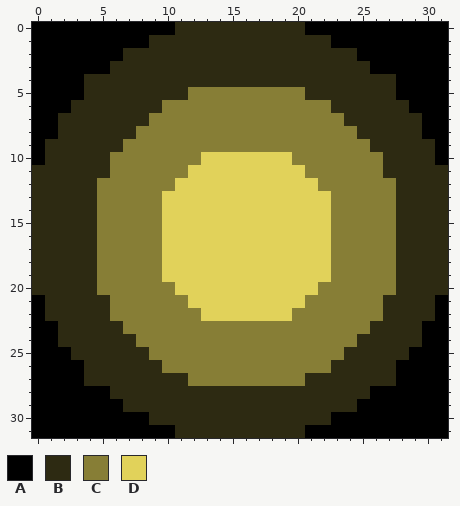
Two states of a pixel-art sprite, assets/gfx/light_small.png. This is how it looked before the edit.
The file is 32x32 pixels.
Palette (. is transparent): A #000000  B #2d2a12  C #877e36  D #e1d25a
Pixels before, first column x 0:
 0 AAAAAAAAAAABBBBBBBBBBAAAAAAAAAAA
 1 AAAAAAAAABBBBBBBBBBBBBBAAAAAAAAA
 2 AAAAAAABBBBBBBBBBBBBBBBBBAAAAAAA
 3 AAAAAABBBBBBBBBBBBBBBBBBBBAAAAAA
 4 AAAABBBBBBBBBBBBBBBBBBBBBBBBAAAA
 5 AAAABBBBBBBBCCCCCCCCCBBBBBBBAAAA
 6 AAABBBBBBBCCCCCCCCCCCCCBBBBBBAAA
 7 AABBBBBBBCCCCCCCCCCCCCCCBBBBBBAA
 8 AABBBBBBCCCCCCCCCCCCCCCCCBBBBBAA
 9 ABBBBBBCCCCCCCCCCCCCCCCCCCBBBBBA
10 ABBBBBCCCCCCCDDDDDDDCCCCCCCBBBBA
11 BBBBBBCCCCCCDDDDDDDDDCCCCCCBBBBB
12 BBBBBCCCCCCDDDDDDDDDDDCCCCCCBBBB
13 BBBBBCCCCCDDDDDDDDDDDDDCCCCCBBBB
14 BBBBBCCCCCDDDDDDDDDDDDDCCCCCBBBB
15 BBBBBCCCCCDDDDDDDDDDDDDCCCCCBBBB
16 BBBBBCCCCCDDDDDDDDDDDDDCCCCCBBBB
17 BBBBBCCCCCDDDDDDDDDDDDDCCCCCBBBB
18 BBBBBCCCCCDDDDDDDDDDDDDCCCCCBBBB
19 BBBBBCCCCCDDDDDDDDDDDDDCCCCCBBBB
20 BBBBBCCCCCCDDDDDDDDDDDCCCCCCBBBB
21 ABBBBBCCCCCCDDDDDDDDDCCCCCCBBBBA
22 ABBBBBCCCCCCCDDDDDDDCCCCCCCBBBBA
23 AABBBBBCCCCCCCCCCCCCCCCCCCBBBBAA
24 AABBBBBBCCCCCCCCCCCCCCCCCBBBBBAA
25 AAABBBBBBCCCCCCCCCCCCCCCBBBBBAAA
26 AAAABBBBBBCCCCCCCCCCCCCBBBBBAAAA
27 AAAABBBBBBBBCCCCCCCCCBBBBBBBAAAA
28 AAAAAABBBBBBBBBBBBBBBBBBBBAAAAAA
29 AAAAAAABBBBBBBBBBBBBBBBBBAAAAAAA
30 AAAAAAAAABBBBBBBBBBBBBBAAAAAAAAA
31 AAAAAAAAAAABBBBBBBBBBAAAAAAAAAAA
And afterwards:
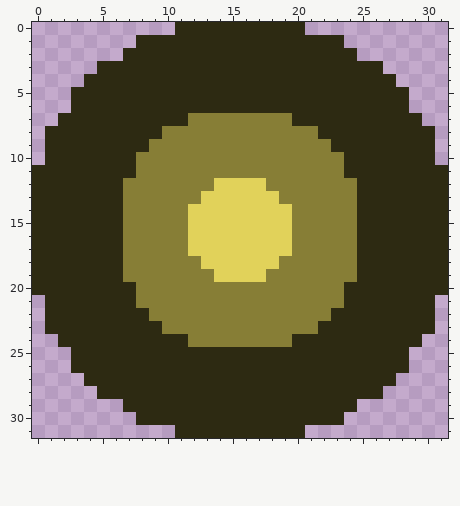
The author wrote: Make floorboards glow for a bit after they're hit with light
The edit:
Colour A becomes colour B in row 1 at x 8 and 23; in row 3 at x 5 and 26; in row 5 at x 3 and 28; in row 8 at x 1 and 30; in row 23 at x 1 and 30; in row 26 at x 3 and 28.
Colour A becomes colour B in row 28 at x 5 and 26; in row 30 at x 8 and 23.
Colour C becomes colour B in row 5 at x 12 to 20; in row 6 at x 10 to 22; in row 7 at x 9 to 11 and 20 to 23; in row 8 at x 8 to 9 and 22 to 24; in row 9 at x 7 to 8 and 23 to 25; in rows 10 to 11 at x 6 to 7 and 24 to 26.
Colour C becomes colour B in rows 12 to 19 at x 5 to 6 and 25 to 27; in row 20 at x 5 to 7 and 24 to 27; in row 21 at x 6 to 7 and 24 to 26; in row 22 at x 6 to 8 and 23 to 26; in row 23 at x 7 to 9 and 22 to 25; in row 24 at x 8 to 11 and 20 to 24.
Colour C becomes colour B in row 25 at x 9 to 23; in row 26 at x 10 to 22; in row 27 at x 12 to 20.
Colour D becomes colour C in row 10 at x 13 to 19; in row 11 at x 12 to 20; in row 12 at x 11 to 13 and 18 to 21; in row 13 at x 10 to 12 and 19 to 22; in rows 14 to 17 at x 10 to 11 and 20 to 22; in row 18 at x 10 to 12 and 19 to 22.
Colour D becomes colour C in row 19 at x 10 to 13 and 18 to 22; in row 20 at x 11 to 21; in row 21 at x 12 to 20; in row 22 at x 13 to 19.
The author cleared colour A in row 0 at x 0 to 10 and 21 to 31; in row 1 at x 0 to 7 and 24 to 31; in row 2 at x 0 to 6 and 25 to 31; in row 3 at x 0 to 4 and 27 to 31; in row 4 at x 0 to 3 and 28 to 31; in rows 5 to 6 at x 0 to 2 and 29 to 31.
The author cleared colour A in row 7 at x 0 to 1 and 30 to 31; in rows 8 to 10 at x 0 and 31; in rows 21 to 23 at x 0 and 31; in row 24 at x 0 to 1 and 30 to 31; in rows 25 to 26 at x 0 to 2 and 29 to 31; in row 27 at x 0 to 3 and 28 to 31.
The author cleared colour A in row 28 at x 0 to 4 and 27 to 31; in row 29 at x 0 to 6 and 25 to 31; in row 30 at x 0 to 7 and 24 to 31; in row 31 at x 0 to 10 and 21 to 31.
Pixel boxes of the changes (left, top, right, bottom) in both pictures:
changed: (32, 22, 448, 438)
